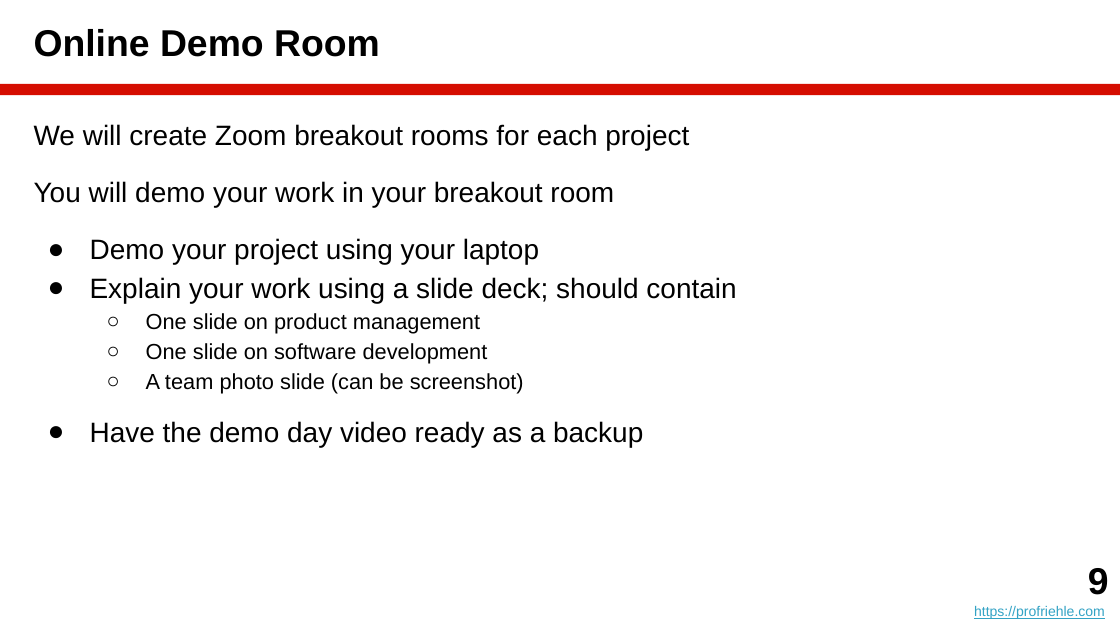
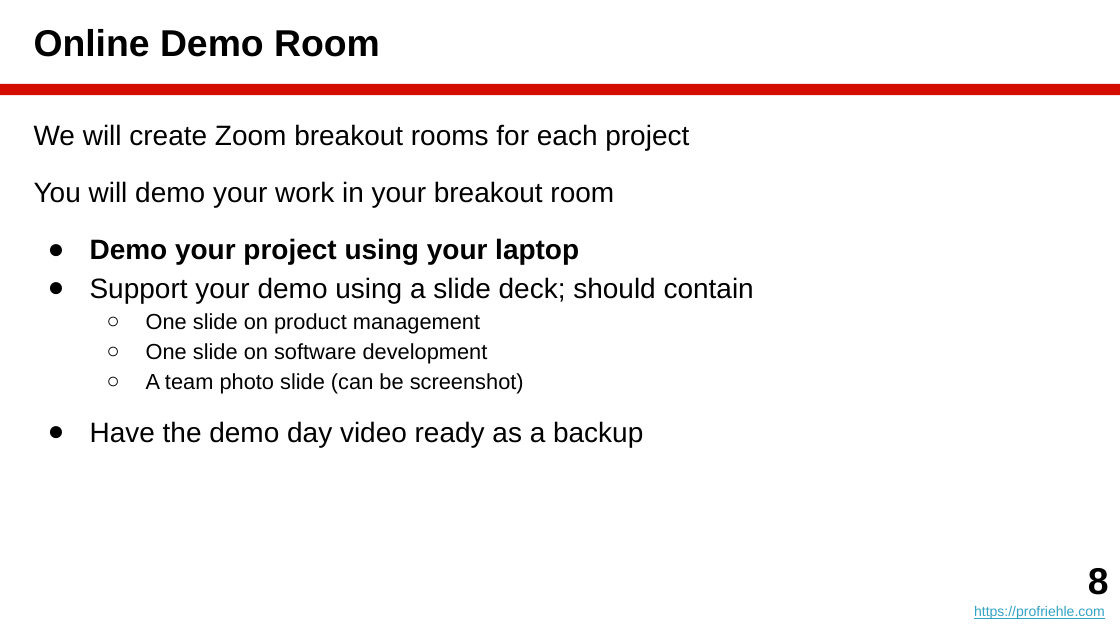
Before and after one commit to dirkriehle/amos-course, a slide deck: slide 8 of Lecture slides/AMOS B07 - Demo Day Preparation.pptx (slide 9 before the commit). Drawn at 1120x630 pixels with LibreOffice and Linux fonts; fonts in the diff are those of the drawing. Boxes give left, top, right and bottom in pixels: in the first picture for what was removed or moved away, otherwise in the second. Text is boxed around its words. In the diff, an @@ line names an element or a change of style, - is before the commit and + after.

```diff
--- a/Lecture slides/AMOS B07 - Demo Day Preparation.pptx
+++ b/Lecture slides/AMOS B07 - Demo Day Preparation.pptx
@@ text at [90, 238, 579, 264]: bold on in "Demo your project using your laptop" @@
@@ text at [90, 277, 754, 303]: text changed @@
-● Explain your work using a slide deck; should contain
+● Support your demo using a slide deck; should contain
@@ text at [1088, 568, 1109, 595]: text changed @@
-9
+8
```
Also in this commit, not shown: 2 other slides changed, 2 slides added, 1 slide removed, 14 other files.
